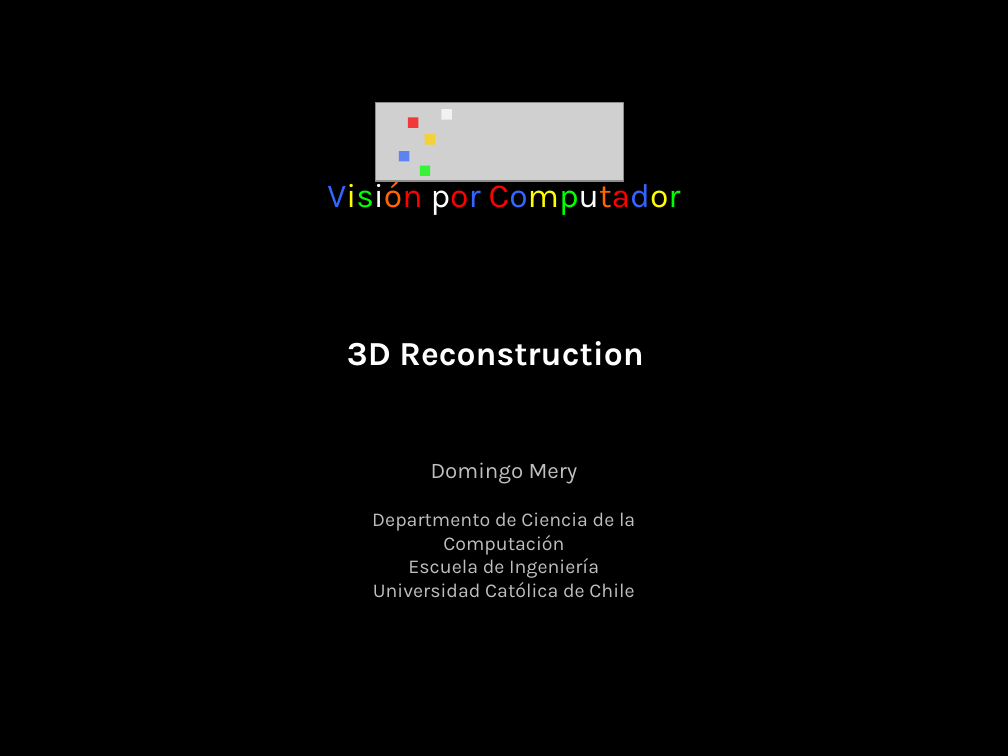
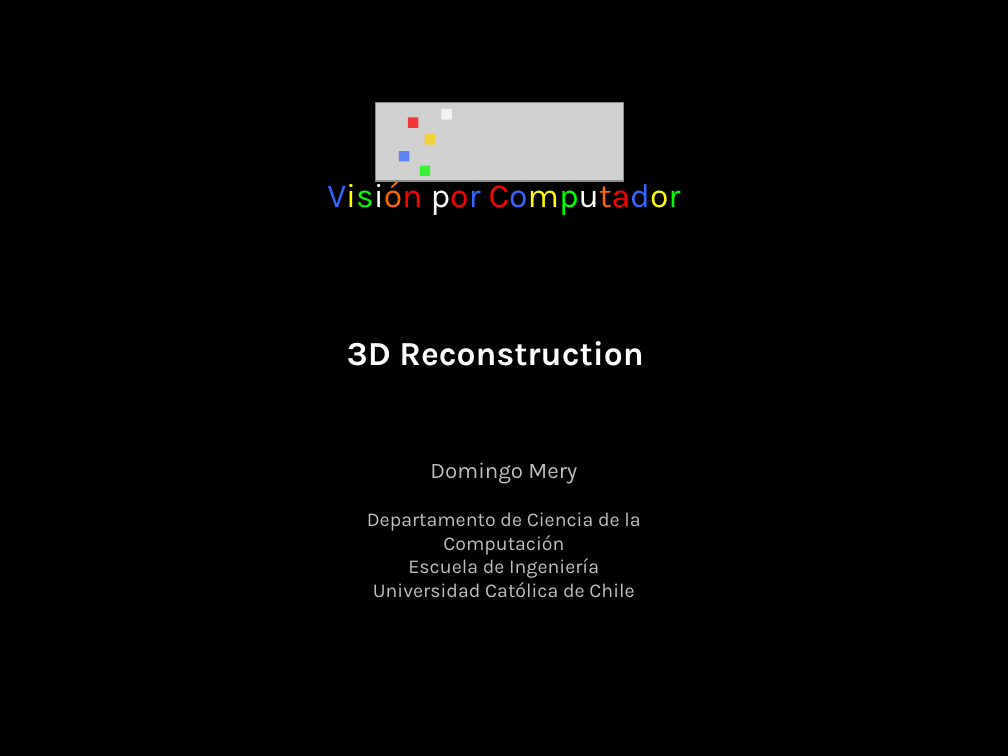
Before and after one commit to domingomery/vision, a slide deck: slide 1 of clases/Cap02_Geometria/presentaciones/CV02_Reconstruction3D.pptx. Drawn at 1008x756 pixels with LibreOffice and Linux fonts; fonts in the diff are those of the drawing; grey boxes stand for pictures. Boxes give left, top, right and bottom in pixels: in the first picture for what was removed or moved away, otherwise in the second. Text is boxed around its words. In the diff, an @@ line names an element or a change of style, - is before the commit and + after.

```diff
--- a/clases/Cap02_Geometria/presentaciones/CV02_Reconstruction3D.pptx
+++ b/clases/Cap02_Geometria/presentaciones/CV02_Reconstruction3D.pptx
@@ text at (x1=367, y1=512, x2=640, y2=555): text changed @@
-Departmento de Ciencia de la Computación
+Departamento de Ciencia de la Computación
```
Also in this commit, not shown: 11 other files.
